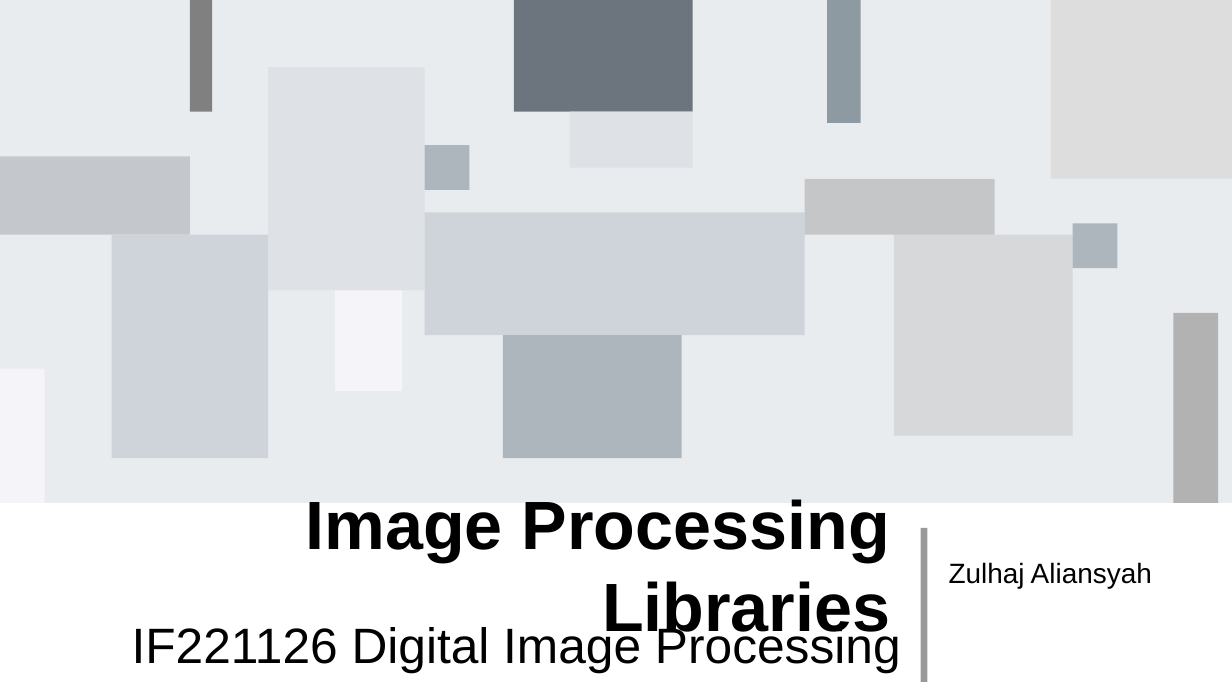
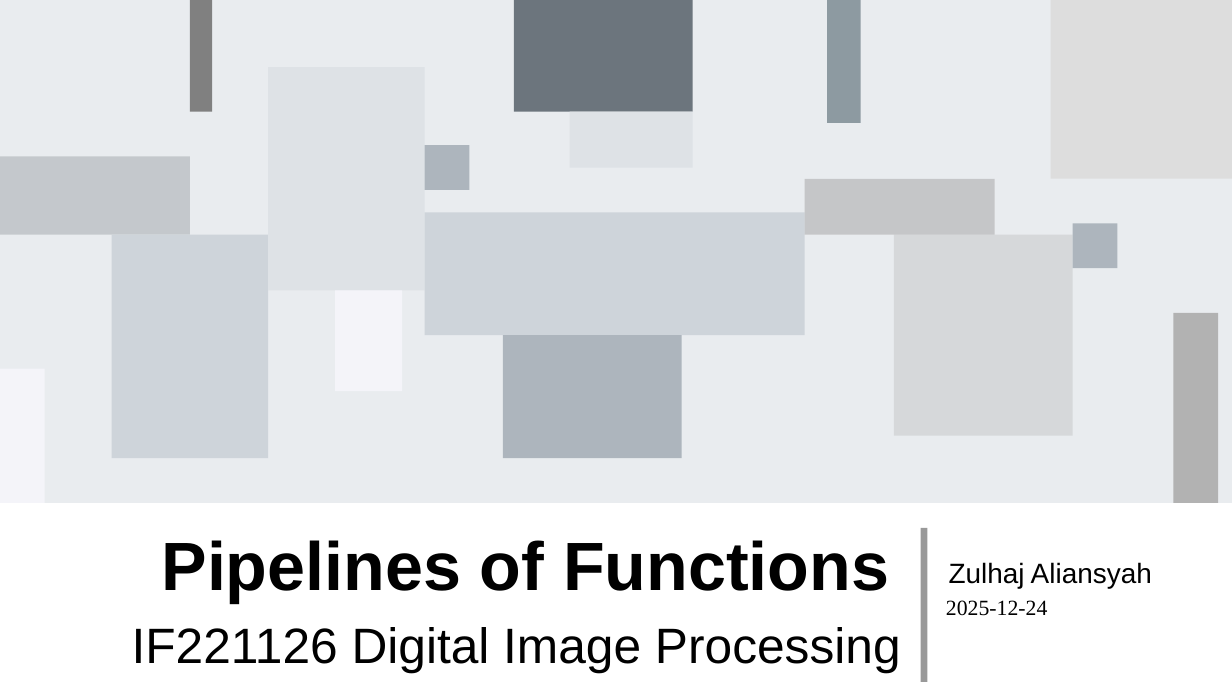
Before and after one commit to jendralhxr/imgproccompvis, a slide deck: slide 1 of improvcoins.odp. Drawn at 1232x693 pixels with LibreOffice and Linux fonts; fonts in the diff are those of the drawing. Boxes give left, top, right and bottom in pixels: in the first picture for what was removed or moved away, otherwise in the second. Text is boxed around its words. In the diff, an @@ line names an element or a change of style, - is before the commit and + after.

```diff
--- a/improvcoins.odp
+++ b/improvcoins.odp
@@ title at [162, 540, 889, 603]: text changed @@
-Image Processing Libraries
+Pipelines of Functions
@@ text added at [946, 600, 1047, 616], 14 pt, text #000000 @@
+2025-12-24
```
Also in this commit, not shown: 3 other slides changed, 1 slide added.
